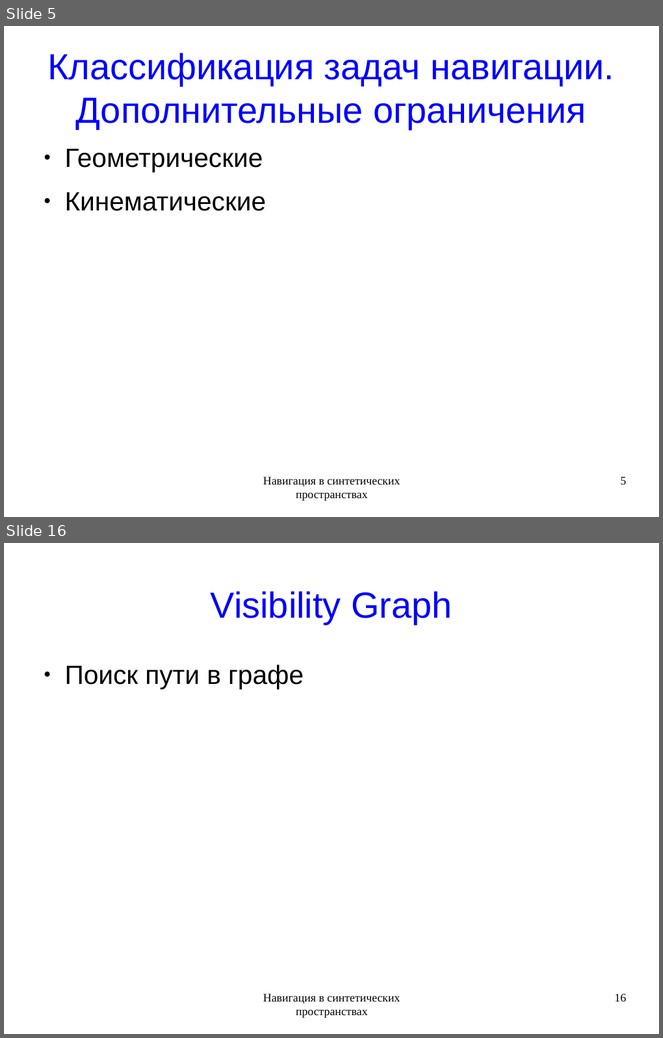
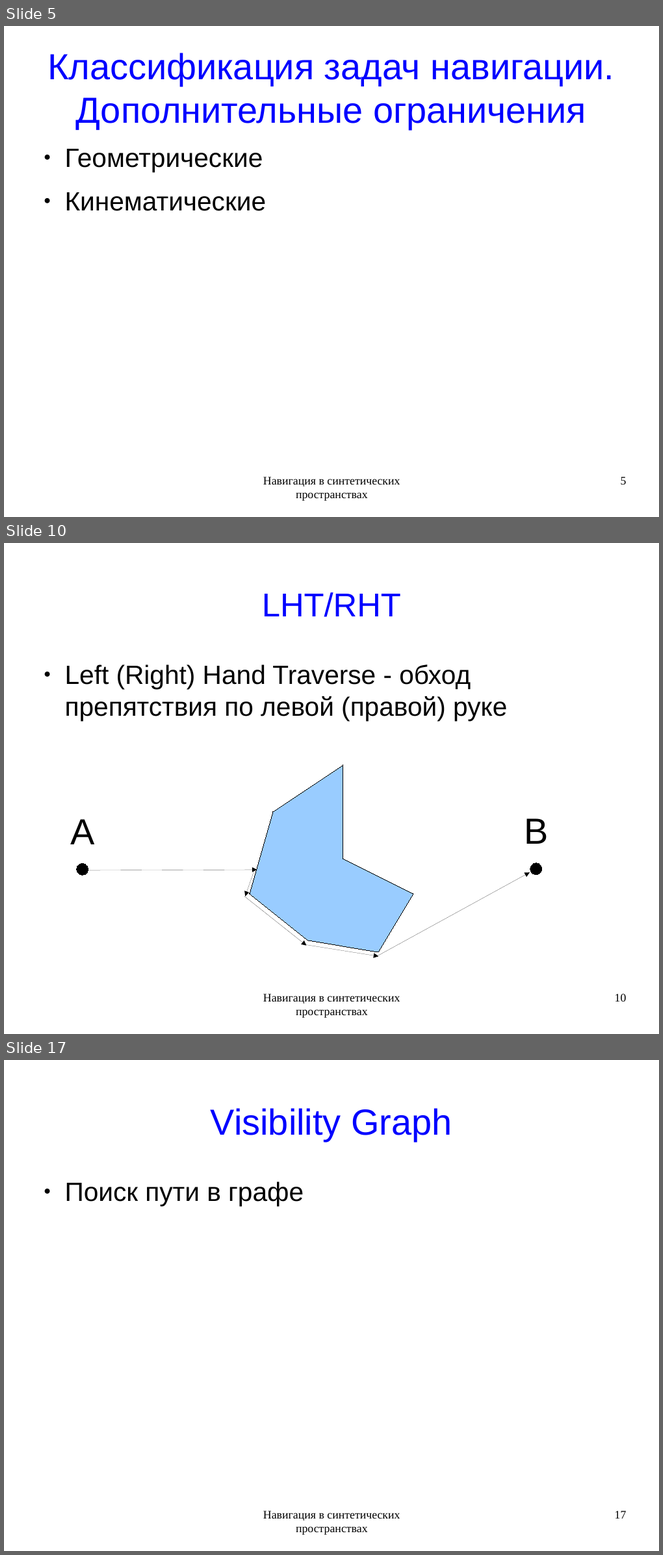
Before and after one commit to rutsky/semester09, a slide deck: Artificial_intelligence/Navigation_in_synthetic_space/50572_Rutsky_Navigation_in_synthetic_space.odp. Shown one above the other, each under a label of ours: slides 5 and 16 before the commit, slides 5, 10 and 17 after it; the slides between them are not shown. The pictures are 663x1038 and 663x1555 pixels, drawn with LibreOffice and Linux fonts; fonts in the diff are those of the drawing. Boxes give left, top, right and bottom in pixels: in the first picture for what was removed or moved away, otherwise in the second. Text is boxed around its words. In the diff, an @@ line names an element or a change of style, - is before the commit and + after.

```diff
--- a/Artificial_intelligence/Navigation_in_synthetic_space/50572_Rutsky_Navigation_in_synthetic_space.odp
+++ b/Artificial_intelligence/Navigation_in_synthetic_space/50572_Rutsky_Navigation_in_synthetic_space.odp
@@ slide 10 added at bbox=[4, 543, 659, 1034], background #FFFFFF @@
@@ title added at bbox=[262, 592, 401, 617], 40 pt, text #0000FF @@
+LHT/RHT
@@ text added at bbox=[65, 665, 507, 721], 32 pt, text #000000 @@
+● Left (Right) Hand Traverse - обход препятствия по левой (правой) руке
@@ freeform shape added at bbox=[250, 765, 414, 953], fill #99CCFF, outline #000000 0 pt @@
@@ text added at bbox=[71, 819, 95, 845], 44 pt, text #000000 @@
+A
@@ text added at bbox=[525, 819, 549, 844], 44 pt, text #000000 @@
+B
@@ ellipse added at bbox=[77, 863, 88, 875], fill #000000, outline #000000 0 pt @@
@@ arrow added from (86, 871) to (258, 870), #000000 0 pt @@
@@ arrow added from (254, 873) to (245, 897), #000000 0 pt @@
@@ arrow added from (378, 956) to (530, 873), #000000 0 pt @@
@@ ellipse added at bbox=[530, 863, 543, 875], fill #000000, outline #000000 0 pt @@
@@ arrow added from (244, 897) to (307, 946), #000000 0 pt @@
@@ arrow added from (307, 945) to (378, 957), #000000 0 pt @@
@@ text added at bbox=[263, 994, 400, 1018], 14 pt, text #000000 @@
+Навигация в синтетических пространствах
@@ page number added at bbox=[615, 994, 627, 1002], 14 pt, text #000000 @@
+10
@@ what was slide 16 is now slide 17 @@
@@ page number at bbox=[615, 1511, 627, 1519]: text changed @@
-16
+17
```
Also in this commit, not shown: 10 slides changed, 2 other slides added, 1 slide removed.
